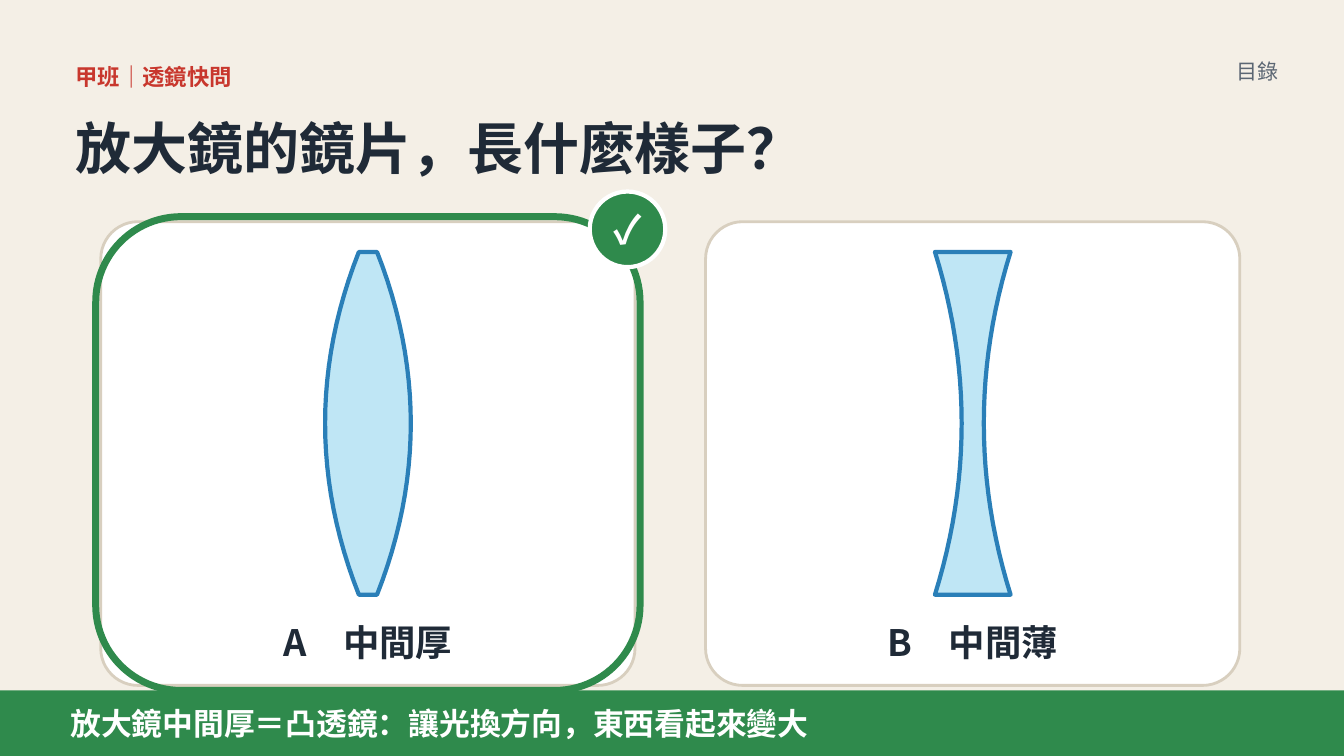
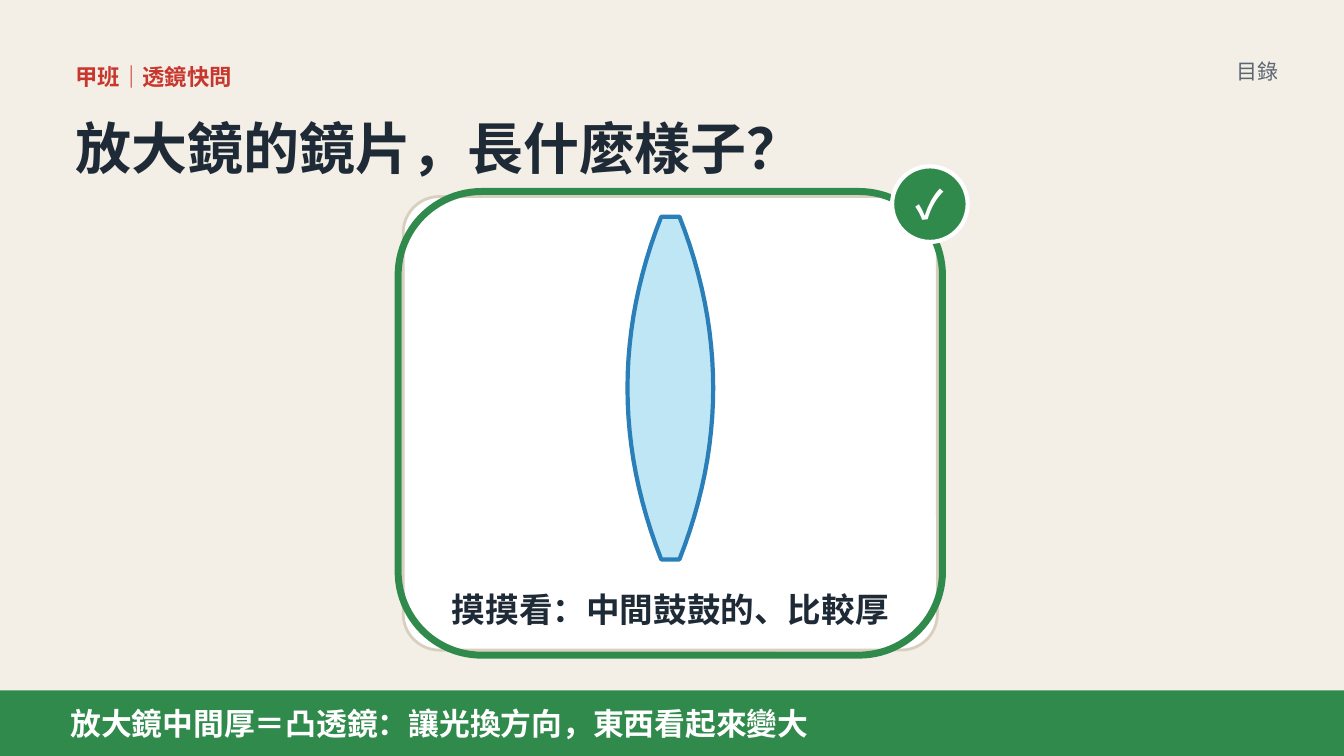
Before and after one commit to classtools1020/classtools1020.github.io, a slide deck: slide 4 of light-refract/1016/slides.pptx. Drawn at 1344x756 pixels with LibreOffice and Linux fonts; fonts in the diff are those of the drawing. Boxes give left, top, right and bottom in pixels: in the first picture for what was removed or moved away, otherwise in the second. Text is boxed around its words. In the diff, an @@ line names an element or a change of style, - is before the commit and + after.

```diff
--- a/light-refract/1016/slides.pptx
+++ b/light-refract/1016/slides.pptx
@@ ellipse "✓": place and size @@
-ellipse "✓" at bbox=[590, 192, 665, 267]
+ellipse "✓" at bbox=[892, 166, 968, 242]
@@ rounded rectangle: place and size @@
-rounded rectangle at bbox=[706, 222, 1240, 686]
+rounded rectangle at bbox=[398, 192, 943, 655]
@@ rounded rectangle at bbox=[398, 192, 943, 655]: fill #FFFFFF to none; outline #D8CFBF 2 pt to #2F8A4C 5 pt; proportions changed @@
@@ rounded rectangle: place and size @@
-rounded rectangle at bbox=[101, 222, 635, 686]
+rounded rectangle at bbox=[403, 197, 938, 650]
@@ rounded rectangle removed at bbox=[96, 217, 640, 691] @@
@@ freeform shape: place and size @@
-freeform shape at bbox=[326, 252, 411, 595]
+freeform shape at bbox=[627, 217, 713, 560]
@@ freeform shape removed at bbox=[936, 252, 1011, 595] @@
@@ text at bbox=[452, 593, 889, 625]: text changed; size 26 to 24 pt @@
-A 中間厚
+摸摸看：中間鼓鼓的、比較厚
@@ text removed at bbox=[887, 625, 1058, 660] @@
-B 中間薄
```
Also in this commit, not shown: 3 other slides changed, 17 slides removed, 8 other files.
